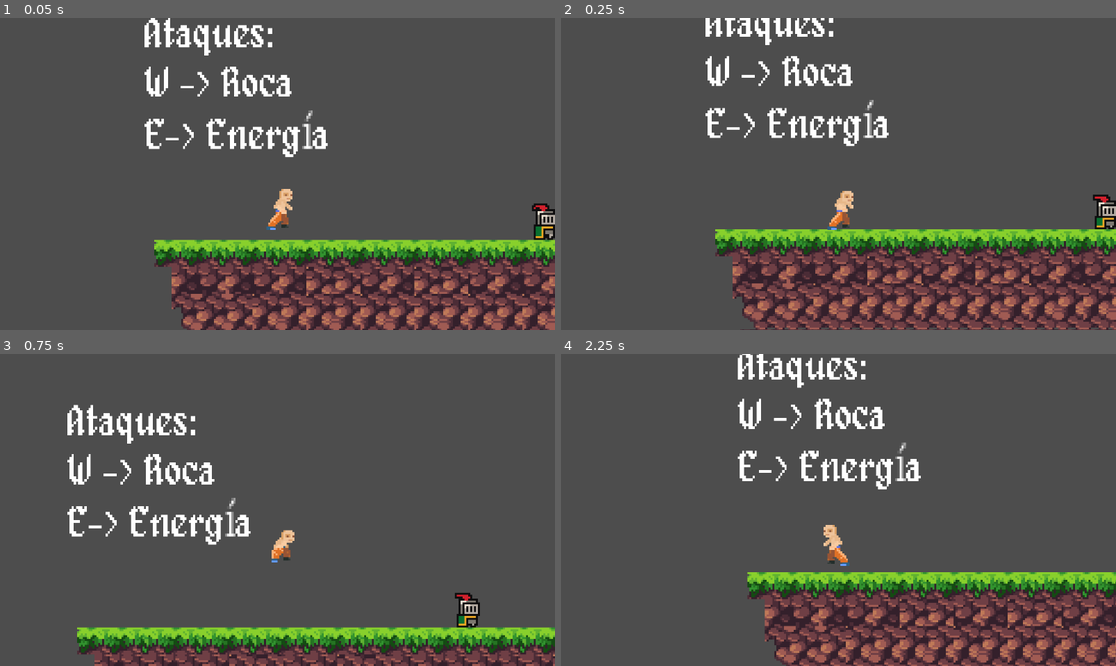
Above: before the commit, frames 1-4 (two rows, left to right).
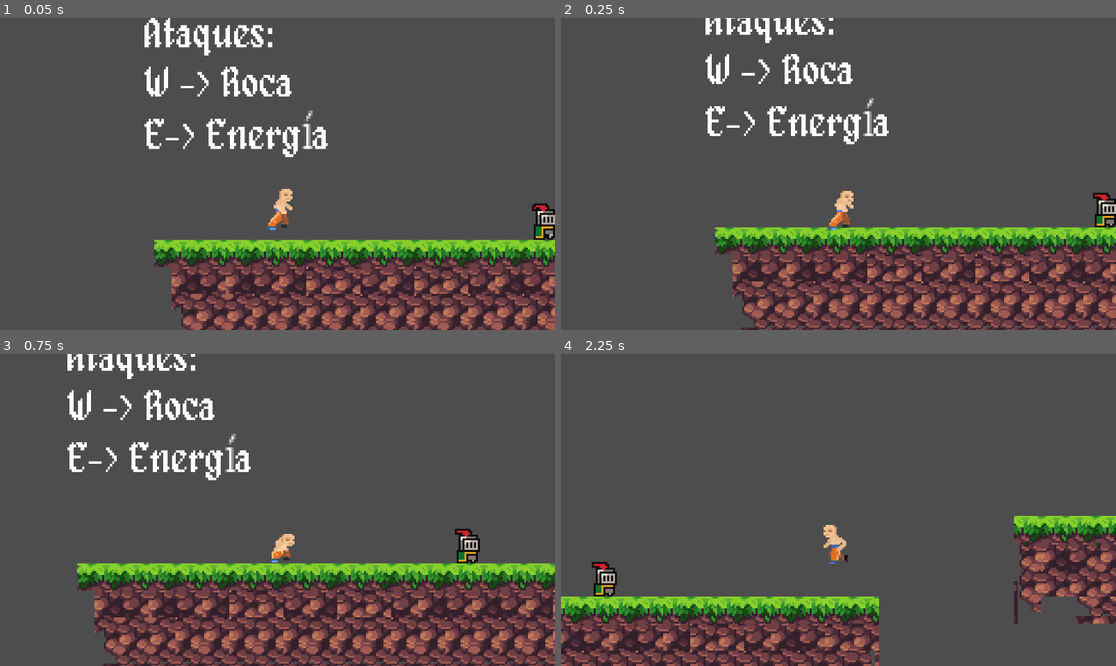
Above: after the commit, the same moments.

Repository: Fran0004/PMV
Game: Godot game, scene res://scens/game.tscn
The game is run twice, just before and just after one commit, with the same random seed, the same clock (stepped at 60 frames per second) and the same inputs.
Inputs:
- Up to frame 1 (0.05 s): no input
- Up to frame 2 (0.25 s): no input
- Up to frame 3 (0.75 s): tap Enter at 0.5 s; hold Right (ui_right) from 0.53 s (still down); tap Space (Saltar) at 0.6 s
- Up to frame 4 (2.25 s): tap Space (Saltar) at 0.77, 1.07, 1.52, 1.55, 1.82 s; tap W (ataque) at 1.35 s; release Right (ui_right) at 2.03 s; hold Left (ui_left) from 2.03 s (still down); tap E (ataque recto) at 2.1 s

Frame 1 is identical in both runs. In frame 2, 12% of the frame differs, in the area x 26-100%, y 0-100%; in frame 3, 31%; in frame 4, 32%, in the area x 0-100%, y 0-100%.

Commit message:
implementacion de animationTree

Diff:
--- a/primerjuego/project.godot
+++ b/primerjuego/project.godot
@@ -14,6 +14,10 @@
 run/main_scene="res://scens/game.tscn"
 config/features=PackedStringArray("4.3", "Forward Plus")
 config/icon="res://icon.svg"
+
+[editor_plugins]
+
+enabled=PackedStringArray("res://addons/AS2P/plugin.cfg")
 
 [input]
 
--- a/primerjuego/scens/player.tscn
+++ b/primerjuego/scens/player.tscn
@@ -193,6 +193,148 @@
 [sub_resource type="RectangleShape2D" id="RectangleShape2D_4p3ip"]
 size = Vector2(10.5, 21.25)
 
+[sub_resource type="Animation" id="Animation_1oxwn"]
+length = 1.9
+loop_mode = 1
+tracks/0/type = "value"
+tracks/0/imported = false
+tracks/0/enabled = true
+tracks/0/path = NodePath("../AnimatedSprite2D:frame")
+tracks/0/interp = 1
+tracks/0/loop_wrap = true
+tracks/0/keys = {
+"times": PackedFloat32Array(0, 0.2, 0.4, 0.6, 0.8, 1, 1.2, 1.4, 1.6, 1.8),
+"transitions": PackedFloat32Array(1, 1, 1, 1, 1, 1, 1, 1, 1, 1),
+"update": 1,
+"values": [0, 1, 2, 3, 4, 5, 6, 7, 8, 9]
+}
+tracks/1/type = "value"
+tracks/1/imported = false
+tracks/1/enabled = true
+tracks/1/path = NodePath("../AnimatedSprite2D:animation")
+tracks/1/interp = 1
+tracks/1/loop_wrap = true
+tracks/1/keys = {
+"times": PackedFloat32Array(0),
+"transitions": PackedFloat32Array(1),
+"update": 1,
+"values": ["idle"]
+}
+
+[sub_resource type="Animation" id="Animation_mn62u"]
+length = 0.857143
+loop_mode = 1
+tracks/0/type = "value"
+tracks/0/imported = false
+tracks/0/enabled = true
+tracks/0/path = NodePath("../AnimatedSprite2D:frame")
+tracks/0/interp = 1
+tracks/0/loop_wrap = true
+tracks/0/keys = {
+"times": PackedFloat32Array(0, 0.142857, 0.285714, 0.428571, 0.571429, 0.714286),
+"transitions": PackedFloat32Array(1, 1, 1, 1, 1, 1),
+"update": 1,
+"values": [0, 1, 2, 3, 4, 5]
+}
+tracks/1/type = "value"
+tracks/1/imported = false
+tracks/1/enabled = true
+tracks/1/path = NodePath("../AnimatedSprite2D:animation")
+tracks/1/interp = 1
+tracks/1/loop_wrap = true
+tracks/1/keys = {
+"times": PackedFloat32Array(0),
+"transitions": PackedFloat32Array(1),
+"update": 1,
+"values": ["run"]
+}
+
+[sub_resource type="Animation" id="Animation_cwwmd"]
+length = 0.6
+loop_mode = 2
+tracks/0/type = "value"
+tracks/0/imported = false
+tracks/0/enabled = true
+tracks/0/path = NodePath("../AnimatedSprite2D:frame")
+tracks/0/interp = 1
+tracks/0/loop_wrap = true
+tracks/0/keys = {
+"times": PackedFloat32Array(-2.23517e-08, 0.0666666, 0.133333, 0.2, 0.3, 0.4, 0.5),
+"transitions": PackedFloat32Array(1, 1, 1, 1, 1, 1, 1),
+"update": 1,
+"values": [1, 2, 3, 4, 5, 6, 7]
+}
+tracks/1/type = "value"
+tracks/1/imported = false
+tracks/1/enabled = true
+tracks/1/path = NodePath("../AnimatedSprite2D:animation")
+tracks/1/interp = 1
+tracks/1/loop_wrap = true
+tracks/1/keys = {
+"times": PackedFloat32Array(0),
+"transitions": PackedFloat32Array(1),
+"update": 1,
+"values": ["salto"]
+}
+tracks/2/type = "method"
+tracks/2/imported = false
+tracks/2/enabled = true
+tracks/2/path = NodePath("..")
+tracks/2/interp = 1
+tracks/2/loop_wrap = true
+tracks/2/keys = {
+"times": PackedFloat32Array(0.133333),
+"transitions": PackedFloat32Array(1),
+"values": [{
+"args": [&"jump"],
+"method": &"call_deferred"
+}]
+}
+
+[sub_resource type="AnimationLibrary" id="AnimationLibrary_q5bsx"]
+_data = {
+"idle": SubResource("Animation_1oxwn"),
+"run": SubResource("Animation_mn62u"),
+"salto": SubResource("Animation_cwwmd")
+}
+
+[sub_resource type="AnimationNodeTransition" id="AnimationNodeTransition_2pdvf"]
+input_0/name = "idle"
+input_0/auto_advance = false
+input_0/break_loop_at_end = false
+input_0/reset = true
+input_1/name = "run"
+input_1/auto_advance = false
+input_1/break_loop_at_end = false
+input_1/reset = true
+
+[sub_resource type="AnimationNodeAnimation" id="AnimationNodeAnimation_rudym"]
+animation = &"idle"
+
+[sub_resource type="AnimationNodeAnimation" id="AnimationNodeAnimation_6dav7"]
+animation = &"run"
+
+[sub_resource type="AnimationNodeOneShot" id="AnimationNodeOneShot_nyg5o"]
+break_loop_at_end = true
+
+[sub_resource type="AnimationNodeAnimation" id="AnimationNodeAnimation_js1w1"]
+animation = &"salto"
+
+[sub_resource type="AnimationNodeBlendTree" id="AnimationNodeBlendTree_iijfr"]
+graph_offset = Vector2(-411.231, -8.92731)
+nodes/Transition/node = SubResource("AnimationNodeTransition_2pdvf")
+nodes/Transition/position = Vector2(680, 140)
+nodes/idle/node = SubResource("AnimationNodeAnimation_rudym")
+nodes/idle/position = Vector2(440, 100)
+nodes/output/position = Vector2(1140, 160)
+nodes/run/node = SubResource("AnimationNodeAnimation_6dav7")
+nodes/run/position = Vector2(440, 280)
+nodes/salto/node = SubResource("AnimationNodeAnimation_js1w1")
+nodes/salto/position = Vector2(640, 360)
+"nodes/salto 2/node" = SubResource("AnimationNodeOneShot_nyg5o")
+"nodes/salto 2/position" = Vector2(880, 180)
+node_connections = [&"Transition", 0, &"idle", &"Transition", 1, &"run", &"output", 0, &"salto 2", &"salto 2", 0, &"Transition", &"salto 2", 1, &"salto"]
+
 [node name="Player" type="CharacterBody2D" groups=["player"]]
 position = Vector2(0, 2)
 collision_layer = 2
@@ -204,11 +346,27 @@
 sprite_frames = SubResource("SpriteFrames_k0pqc")
 animation = &"salto"
 autoplay = "idle"
-frame = 8
-frame_progress = 1.0
+frame = 1
 
 [node name="CollisionShape2D" type="CollisionShape2D" parent="."]
-position = Vector2(1, -3)
+position = Vector2(1, -4)
 shape = SubResource("RectangleShape2D_4p3ip")
 
+[node name="AnimationPlayer" type="AnimationPlayer" parent="."]
+root_node = NodePath("../AnimationTree")
+libraries = {
+"": SubResource("AnimationLibrary_q5bsx")
+}
+
+[node name="AnimationTree" type="AnimationTree" parent="."]
+root_node = NodePath(".")
+tree_root = SubResource("AnimationNodeBlendTree_iijfr")
+anim_player = NodePath("../AnimationPlayer")
+parameters/Transition/current_state = "idle"
+parameters/Transition/transition_request = ""
+parameters/Transition/current_index = 0
+"parameters/salto 2/active" = false
+"parameters/salto 2/internal_active" = false
+"parameters/salto 2/request" = 0
+
 [connection signal="animation_finished" from="AnimatedSprite2D" to="." method="_on_animated_sprite_2d_animation_finished"]
--- a/primerjuego/scripts/player.gd
+++ b/primerjuego/scripts/player.gd
@@ -6,6 +6,7 @@
 var directionParaProyectil : float = 0
 var timer
 
+@onready var anim_tree = $AnimationTree
 @onready var animated_sprite = $AnimatedSprite2D
 @onready var animated_player = $"../AnimationPlayer"
 @onready var Energy = preload("res://scens/energy_rigid_body_2d.tscn")
@@ -23,8 +24,9 @@
 		velocity += get_gravity() * delta
 	# Handle jump.
 	if Input.is_action_just_pressed("Saltar") and is_on_floor():
-		velocity.y = JUMP_VELOCITY
-		animacionDeSaltoUnaVez = false
+		if animacionDeSaltoUnaVez:
+			anim_tree.set("parameters/salto 2/request",AnimationNodeOneShot.ONE_SHOT_REQUEST_FIRE)
+			animacionDeSaltoUnaVez = false
 	var direction := Input.get_axis("ui_left", "ui_right")
 
 	if direction>0:
@@ -36,13 +38,9 @@
 
 	if is_on_floor():
 		if direction == 0:
-			animated_sprite.play("idle")
+			anim_tree.set("parameters/Transition/transition_request","idle")
 		else:
-			animated_sprite.play("run")
-	else:
-		if animacionDeSaltoUnaVez == false:
-			animated_sprite.play("salto")
-			animacionDeSaltoUnaVez = true
+			anim_tree.set("parameters/Transition/transition_request","run")
 
 
 	if direction:
@@ -72,6 +70,10 @@
 		animated_player.play("zoom_out")
 		procesing = false
 
+func jump() ->void:
+	velocity.y = JUMP_VELOCITY
+	animacionDeSaltoUnaVez = true
+
 func shoot(e):
 	# Accede al collider que quieres usar como punto de origen del disparo
 	if timer.is_stopped():
Not shown, added: primerjuego/addons/AS2P/InspectorConvertor.gd
Not shown, added: primerjuego/addons/AS2P/NodeSelectorProperty.gd
Not shown, added: primerjuego/addons/AS2P/plugin.cfg
Not shown, added: primerjuego/addons/AS2P/plugin.gd
Not shown: 1 places in primerjuego/scens/player.tscn that only renumber resources
